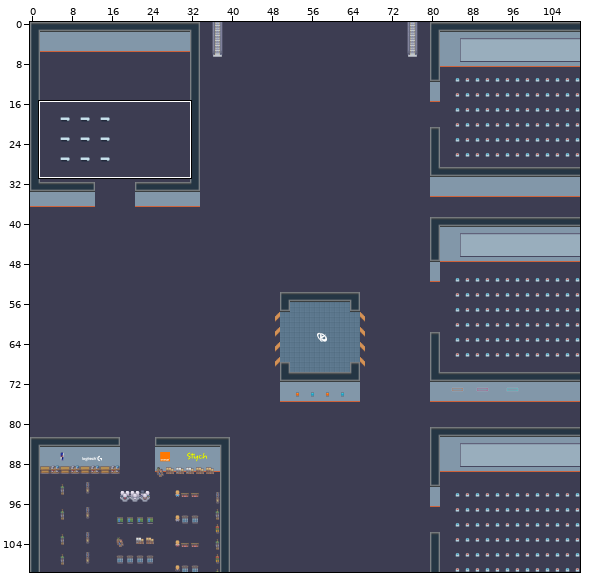
A Tiled map (JSON) gets an edit: baseeffect.tmj. Above: a wide view before the commit, with the close-up outlined.
Close-up. Before the commit:
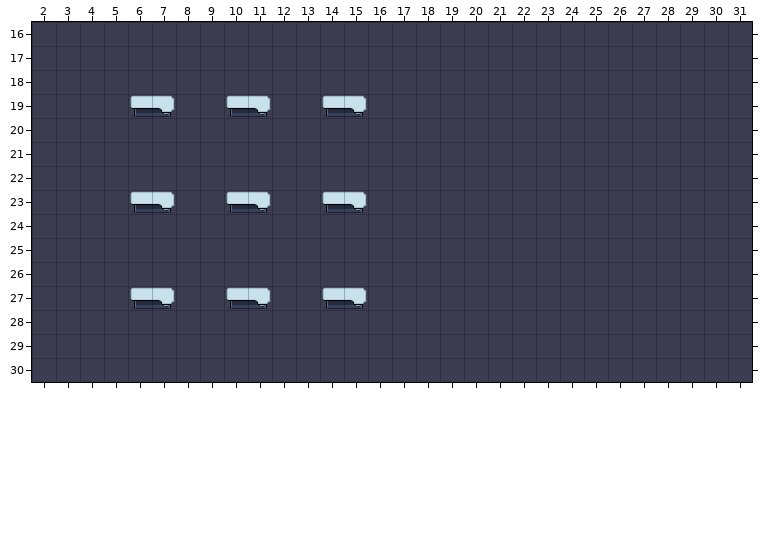
Cells are 32x32 px. Shown: x 2..31, y 16..30. The commit also changed other parts of the map, which this record leaves out.
And afterwards:
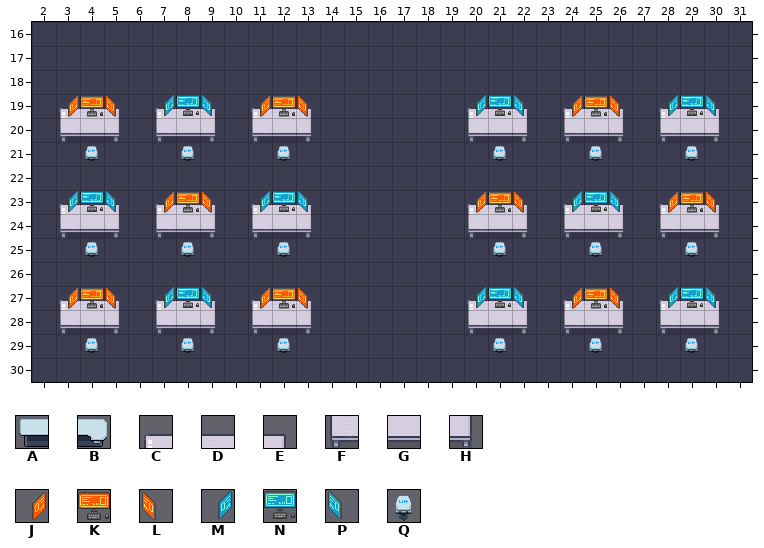
Key: from "Chunk 1": A 79, B 80, C 93, D 94, E 95, F 96, G 97, H 98, J 104, K 105, L 106, M 107, N 108, P 109, Q 110.
_ is an empty cell.
Edits made:
Layer "furniture/furniture1":
y 19: x 3..15 ___AB__AB__AB -> CDE_CDE_CDE__; x 20..22 ___ -> CDE; x 24..26 ___ -> CDE; x 28..30 ___ -> CDE
y 20: x 3..5 ___ -> FGH; x 7..9 ___ -> FGH; x 11..13 ___ -> FGH; x 20..22 ___ -> FGH; x 24..26 ___ -> FGH; x 28..30 ___ -> FGH
y 23: x 3..15 ___AB__AB__AB -> CDE_CDE_CDE__; x 20..22 ___ -> CDE; x 24..26 ___ -> CDE; x 28..30 ___ -> CDE
y 24: x 3..5 ___ -> FGH; x 7..9 ___ -> FGH; x 11..13 ___ -> FGH; x 20..22 ___ -> FGH; x 24..26 ___ -> FGH; x 28..30 ___ -> FGH
y 27: x 3..15 ___AB__AB__AB -> CDE_CDE_CDE__; x 20..22 ___ -> CDE; x 24..26 ___ -> CDE; x 28..30 ___ -> CDE
y 28: x 3..5 ___ -> FGH; x 7..9 ___ -> FGH; x 11..13 ___ -> FGH; x 20..22 ___ -> FGH; x 24..26 ___ -> FGH; x 28..30 ___ -> FGH
Layer "furniture/furniture2":
y 19: x 3..5 ___ -> JKL; x 7..9 ___ -> MNP; x 11..13 ___ -> JKL; x 20..22 ___ -> MNP; x 24..26 ___ -> JKL; x 28..30 ___ -> MNP
y 21: x 4 _ -> Q; x 8 _ -> Q; x 12 _ -> Q; x 21 _ -> Q; x 25 _ -> Q; x 29 _ -> Q
y 23: x 3..5 ___ -> MNP; x 7..9 ___ -> JKL; x 11..13 ___ -> MNP; x 20..22 ___ -> JKL; x 24..26 ___ -> MNP; x 28..30 ___ -> JKL
y 25: x 4 _ -> Q; x 8 _ -> Q; x 12 _ -> Q; x 21 _ -> Q; x 25 _ -> Q; x 29 _ -> Q
y 27: x 3..5 ___ -> JKL; x 7..9 ___ -> MNP; x 11..13 ___ -> JKL; x 20..22 ___ -> MNP; x 24..26 ___ -> JKL; x 28..30 ___ -> MNP
y 29: x 4 _ -> Q; x 8 _ -> Q; x 12 _ -> Q; x 21 _ -> Q; x 25 _ -> Q; x 29 _ -> Q
